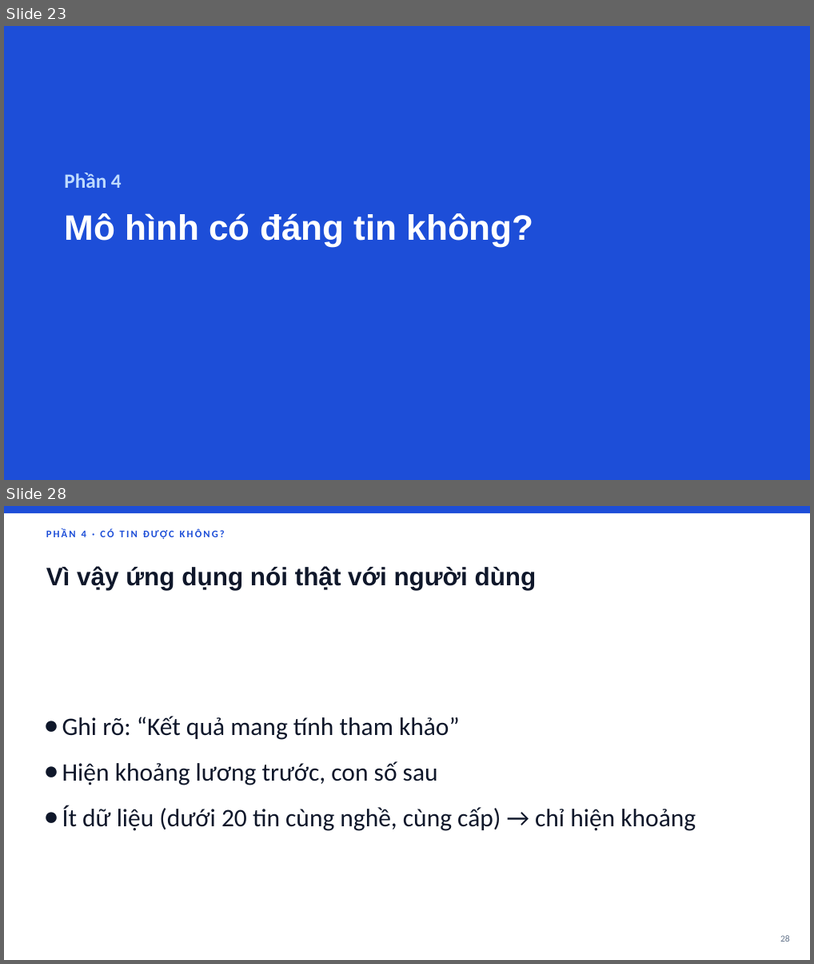
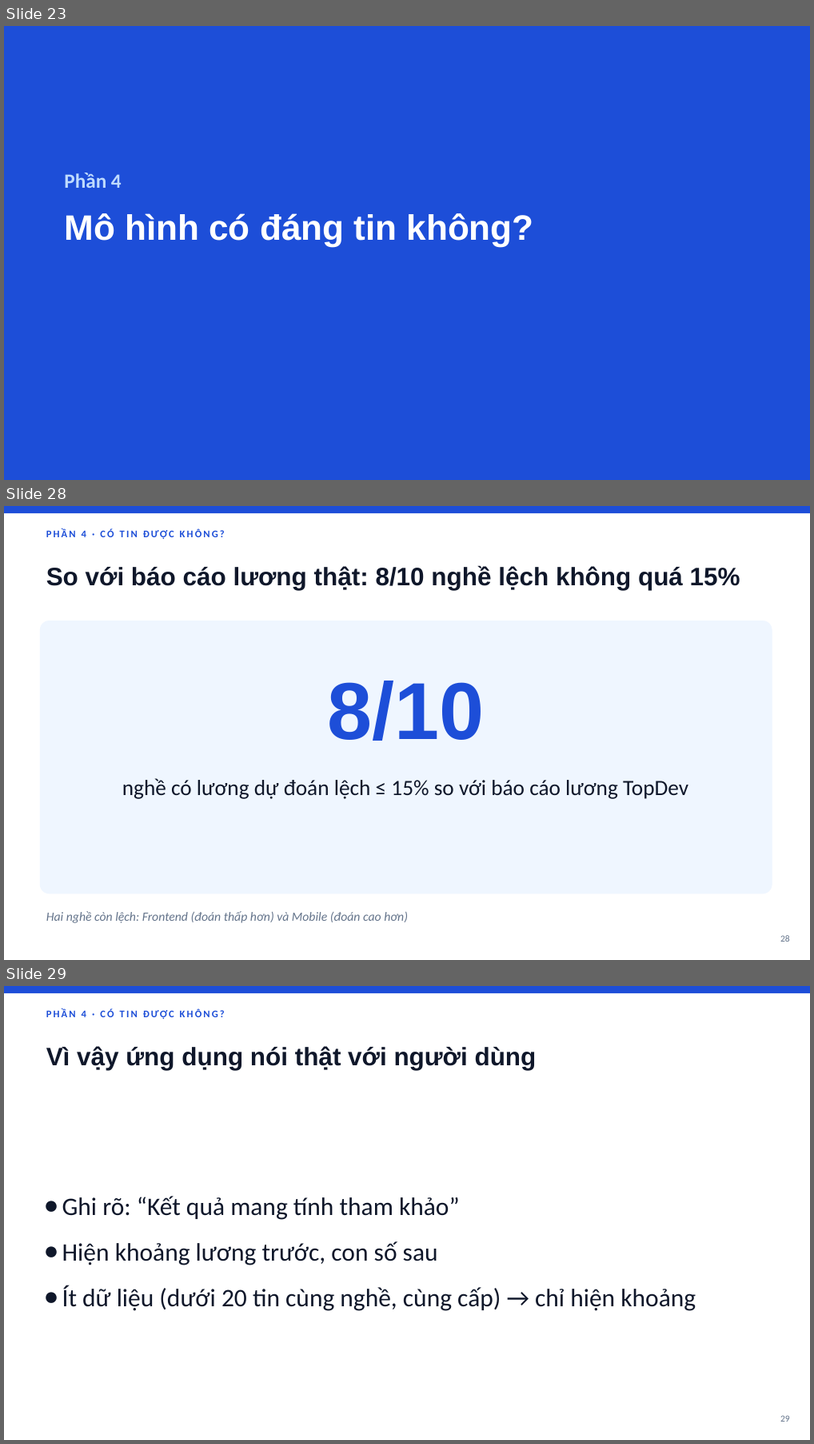
Before and after one commit to theihoz/ML, a slide deck: report/SlideThuyetTrinh_De4_v2.pptx. Shown one above the other, each under a label of ours: slides 23 and 28 before the commit, slides 23, 28 and 29 after it; the slides between them are not shown. The pictures are 814x964 and 814x1444 pixels, drawn with LibreOffice and Linux fonts; fonts in the diff are those of the drawing. Boxes give left, top, right and bottom in pixels: in the first picture for what was removed or moved away, otherwise in the second. Text is boxed around its words. In the diff, an @@ line names an element or a change of style, - is before the commit and + after.

```diff
--- a/report/SlideThuyetTrinh_De4_v2.pptx
+++ b/report/SlideThuyetTrinh_De4_v2.pptx
@@ slide 28 added at (4, 506, 810, 960), background #FFFFFF; not listed: 1 template element that a slide beside it also shows @@
@@ text added at (46, 528, 225, 539), 12 pt, text #1D4ED8, bold @@
+PHẦN 4 · CÓ TIN ĐƯỢC KHÔNG?
@@ text added at (46, 565, 741, 590), 30 pt, text #0F172A, bold @@
+So với báo cáo lương thật: 8/10 nghề lệch không quá 15%
@@ rounded rectangle added at (40, 621, 772, 893), fill #EFF6FF, outline #EFF6FF 1 pt @@
@@ text added at (328, 680, 485, 740), 96 pt, text #1D4ED8, bold @@
+8/10
@@ text added at (122, 778, 689, 799), 26 pt, text #0F172A @@
+nghề có lương dự đoán lệch ≤ 15% so với báo cáo lương TopDev
@@ text added at (46, 911, 408, 923), 15 pt, text #64748B, italic @@
+Hai nghề còn lệch: Frontend (đoán thấp hơn) và Mobile (đoán cao hơn)
@@ page number added at (781, 935, 790, 941), 11 pt, text #64748B @@
+28
@@ what was slide 28 is now slide 29 @@
```
Also in this commit, not shown: 10 slides changed, 1 other slide added, 41 other files.
